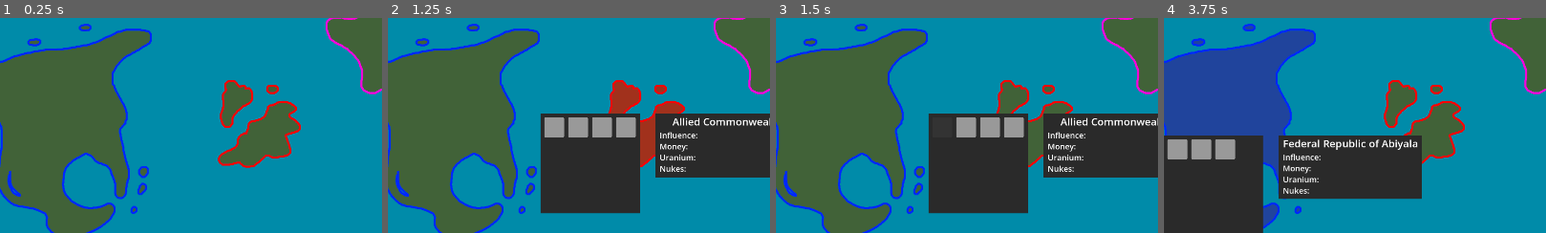
Above: before the commit, frames 1-4 (left to right).
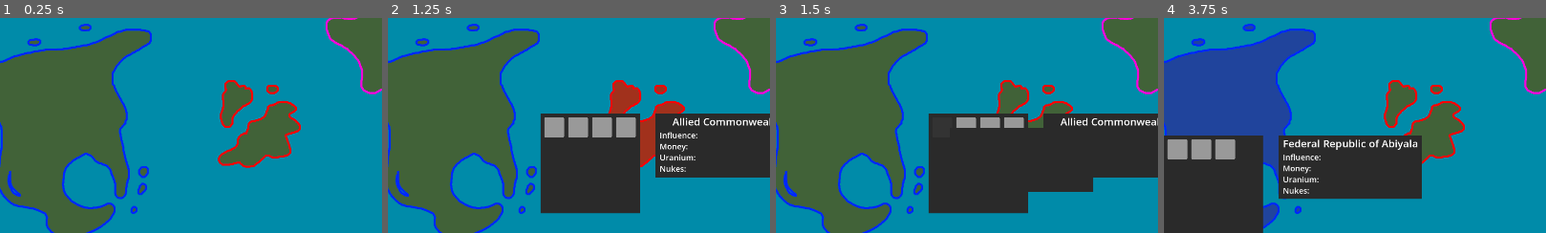
Above: after the commit, the same moments.

Repository: Stev51/gmtk-jam-2026
Game: Godot game, scene res://scenes/main.tscn
Two runs of this game, one before a commit and one after it. Both use one fixed random seed, a clock stepped at 60 frames per second and the inputs below.
Inputs (mouse positions are % of the whole screen's width and height, from its top left):
- Up to frame 1 (0.25 s): no input
- Up to frame 2 (1.25 s): tap Enter at 0.5 s; hold 1 (x1_speed) from 0.53 s (still down); click (50, 50) at 0.67 s
- Up to frame 3 (1.5 s): release 1 (x1_speed) at 1.25 s; click (38, 53) at 1.27 s
- Up to frame 4 (3.75 s): click (38, 53) at 2.02 s; click (38, 53) at 2.77 s; tap Space (pause) at 3.5 s; move the mouse to (30, 55) at 3.52 s; tap 2 (x2_speed) at 3.6 s; click (30, 55) at 3.67 s
The pictures show only the part of the screen within x 16-66%, y 28-78%; the shares and areas given below are measured in that part.

Frames 1-2 are identical in both runs. In frame 3, 3.3% of the frame differs, in the area x 47-83%, y 51-81%; in frame 4, nothing differs.
Error before the commit: Attempt to call function 'null::null (Callable)' on a null instance. (res://scripts/menu_button.gd:6)

Commit message:
Menu hover text progress

Diff:
--- a/project.godot
+++ b/project.godot
@@ -19,6 +19,7 @@
 Globals="*uid://dfoavxi3c2wfo"
 DoomsdayClock="*uid://b6f5c405e45r0"
 CountryManager="*uid://p5ghfysoscyh"
+MenuHoverBox="*uid://cac8e5lah8h6o"
 
 [display]
 
--- a/scenes/menu_button.tscn
+++ b/scenes/menu_button.tscn
@@ -34,4 +34,6 @@
 mouse_default_cursor_shape = 2
 theme_override_styles/normal = SubResource("StyleBoxFlat_n3wyl")
 
+[connection signal="mouse_entered" from="Button" to="." method="_on_button_mouse_entered"]
+[connection signal="mouse_exited" from="Button" to="." method="_on_button_mouse_exited"]
 [connection signal="pressed" from="Button" to="." method="_on_button_pressed"]
--- /dev/null
+++ b/scenes/menu_hover_box.tscn
@@ -0,0 +1,34 @@
+[gd_scene format=3 uid="uid://cac8e5lah8h6o"]
+
+[ext_resource type="Script" uid="uid://bjtxpow1q4i8a" path="res://scripts/menu_hover_box.gd" id="1_kj2uk"]
+
+[node name="MenuHoverBox" type="Control" unique_id=228512387]
+z_index = 100
+layout_mode = 3
+anchors_preset = 15
+anchor_right = 1.0
+anchor_bottom = 1.0
+grow_horizontal = 2
+grow_vertical = 2
+mouse_filter = 2
+script = ExtResource("1_kj2uk")
+
+[node name="Background" type="ColorRect" parent="." unique_id=877384666]
+layout_mode = 0
+offset_left = 20.0
+offset_right = 380.0
+offset_bottom = 160.0
+mouse_filter = 2
+color = Color(0.16470589, 0.16470589, 0.16470589, 1)
+
+[node name="TitleTextBox" type="RichTextLabel" parent="." unique_id=1424857097]
+layout_mode = 0
+offset_right = 40.0
+offset_bottom = 40.0
+mouse_filter = 2
+
+[node name="DescriptionTextBox" type="RichTextLabel" parent="." unique_id=653899621]
+layout_mode = 0
+offset_right = 40.0
+offset_bottom = 40.0
+mouse_filter = 2
--- a/scripts/menu_button.gd
+++ b/scripts/menu_button.gd
@@ -1,6 +1,15 @@
 extends Control
 
+@export var title: String
+@export var description: String
 @export var function_name: String
 
 func _on_button_pressed() -> void:
-	Callable(Globals.PlayerCountry, function_name).call(Globals.selected_country)
+	print("Button pressed!")
+	#Callable(Globals.PlayerCountry, function_name).call(Globals.selected_country)
+
+func _on_button_mouse_entered() -> void:
+	MenuHoverBox.hover(title, description)
+
+func _on_button_mouse_exited() -> void:
+	MenuHoverBox.unhover()
--- /dev/null
+++ b/scripts/menu_hover_box.gd
@@ -0,0 +1,29 @@
+extends Control
+
+@onready var title_node = $TitleTextBox
+@onready var description_node = $DescriptionTextBox
+
+var hovered = 0
+
+func _ready() -> void:
+	hide()
+
+func _input(event) -> void:
+	if visible and event is InputEventMouseMotion:
+		position = event.position
+
+func hover(title: String, desc: String) -> void:
+	hovered += 1
+	set_text(title, desc)
+	show()
+	print(hovered)
+
+func unhover() -> void:
+	hovered -= 1
+	if hovered <= 0:
+		hide()
+	print(hovered)
+
+func set_text(title: String, desc: String) -> void:
+	title_node.text = title
+	description_node.text = desc
Not shown, added: scripts/menu_hover_box.gd.uid
